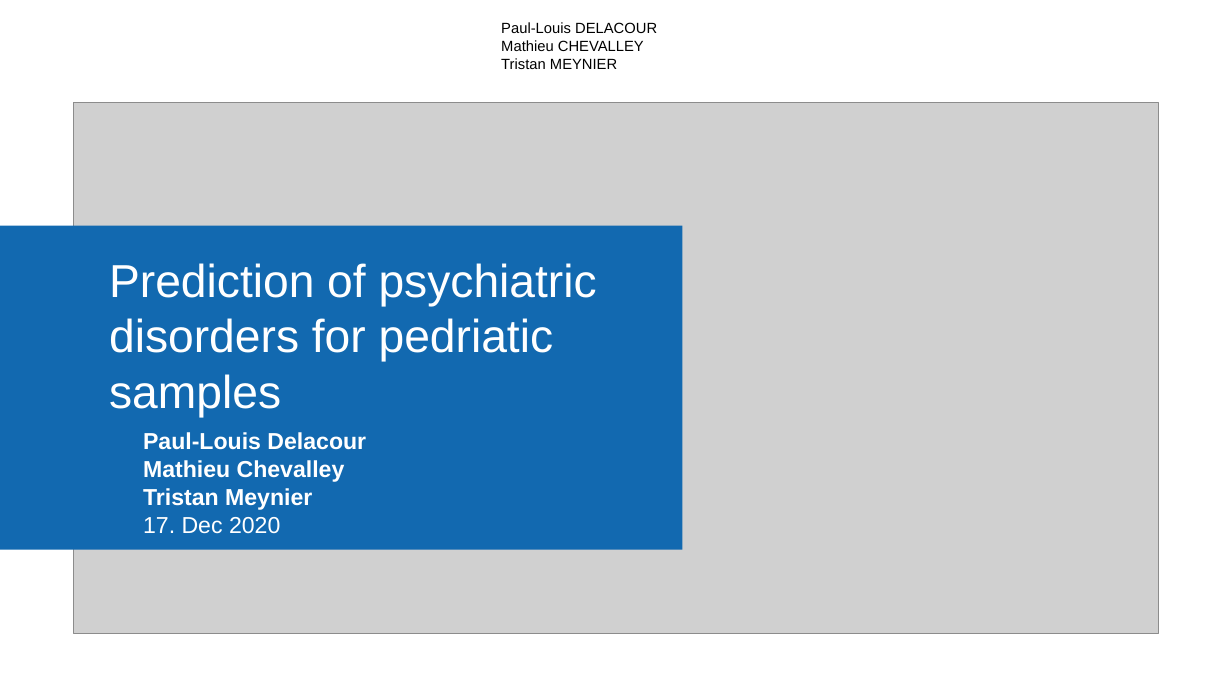
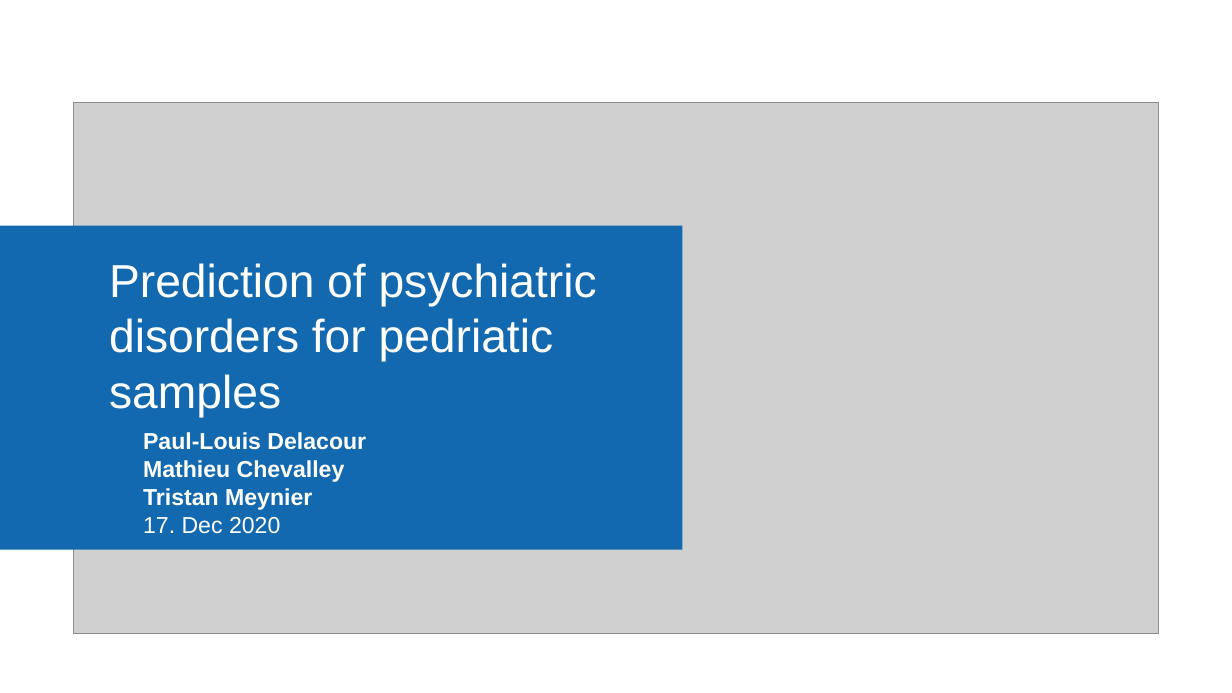
Before and after one commit to pauldelacour/data_sc_lab, a slide deck: slide 1 of presentation/PPDPS.pptx. Drawn at 1232x693 pixels with LibreOffice and Linux fonts; fonts in the diff are those of the drawing; grey boxes stand for pictures; background and template pictures are left out. Boxes give left, top, right and bottom in pixels: in the first picture for what was removed or moved away, otherwise in the second. Text is boxed around its words. In the diff, an @@ line names an element or a change of style, - is before the commit and + after.

```diff
--- a/presentation/PPDPS.pptx
+++ b/presentation/PPDPS.pptx
@@ text removed at bbox=[501, 22, 657, 69] @@
-Paul-Louis DELACOUR
-Mathieu CHEVALLEY
-Tristan MEYNIER
```
Also in this commit, not shown: 3 other slides changed, 12 slides added, 12 slides removed.
